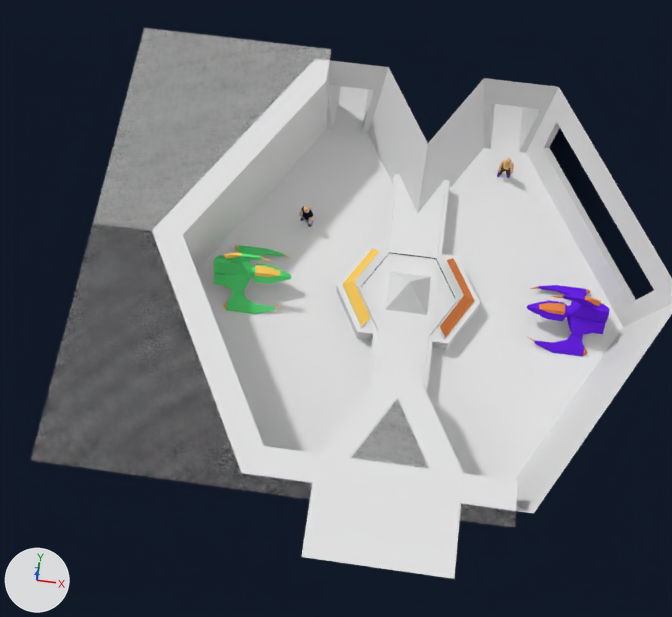
Before and after pictures for a commit that changed the Blender file Blends/Lobby.blend.
Rendered twice from a 50 mm camera at (-0.57, -9.66, 23.01) aimed at (-1.78, -0.94, 1.07). The axes (+X, +Y, +Z) are drawn at lower left. The lights are the same throughout.

Objects in the first picture: 'CC_Center', 'CC_CentralBox', 'CC_Edge1', 'CC_Edge2', 'CC_PlayTrigger', 'CC_Side1', 'CC_Side2', 'Chamber', 'KlåMk10_PROP1', 'KlåMk10_PROP2'.
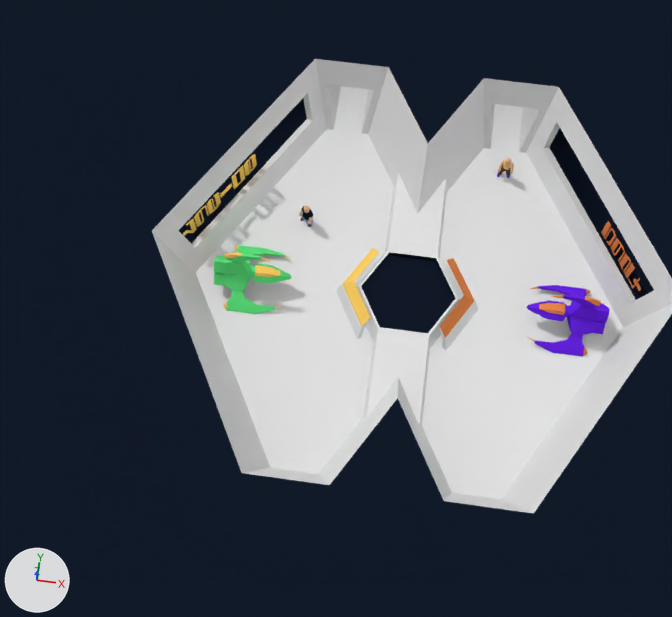
Where the change shows, as pixel boxes [x1, y1, x2, y2] in the pictures (672 x 617 px):
'CC_Side2', hidden: before [94, 28, 331, 271]
'CC_Edge2', hidden: before [302, 344, 464, 579]
'CC_Side1', hidden: before [31, 225, 264, 491]
'CC_CentralBox', hidden: before [366, 174, 450, 392]
'CC_Edge1', hidden: before [257, 446, 518, 527]
'CC_Center', hidden: before [336, 245, 480, 349]
'CC_PlayTrigger', deleted: before [385, 272, 431, 315]
'2', shown: after [619, 254, 635, 279]
'8', shown: after [244, 154, 257, 176]
'3', shown: after [207, 192, 221, 214]
'5', shown: after [601, 221, 616, 246]
'0', shown: after [231, 165, 245, 190]
'9', shown: after [610, 238, 625, 262]
'6', shown: after [194, 205, 209, 227]
'7', shown: after [182, 219, 197, 236]
'4', shown: after [628, 278, 641, 291]
'1', shown: after [220, 183, 232, 198]

The change, as a diff of the scene's bpy script:
```diff
--- a/Blends/Lobby.blend.py
+++ b/Blends/Lobby.blend.py
@@ ob_cc_playtrigger @@
-ob_cc_playtrigger = bpy.data.objects.new('CC_PlayTrigger', me_cc_playtrigger)
-ob_cc_playtrigger.location = (0.0, 0.0, 0.0)
-ob_cc_playtrigger.rotation_euler = (0.0, 0.0, 0.785)  # degrees (0, 0, 45)
@@ ob_cc_center @@
 _m = ob_cc_center.modifiers.new('EdgeSplit', 'EDGE_SPLIT')
 _m.use_edge_angle = False
+ob_cc_center.hide_set(True)  # its collection is switched off
@@ ob_cc_centralbox @@
 _m = ob_cc_centralbox.modifiers.new('EdgeSplit', 'EDGE_SPLIT')
 _m.use_edge_angle = False
+ob_cc_centralbox.hide_set(True)  # its collection is switched off
@@ ob_cc_edge1 @@
 _m = ob_cc_edge1.modifiers.new('EdgeSplit', 'EDGE_SPLIT')
 _m.use_edge_angle = False
+ob_cc_edge1.hide_set(True)  # its collection is switched off
@@ ob_cc_edge2 @@
 _m = ob_cc_edge2.modifiers.new('EdgeSplit', 'EDGE_SPLIT')
 _m.use_edge_angle = False
+ob_cc_edge2.hide_set(True)  # its collection is switched off
@@ ob_cc_side1 @@
 _m = ob_cc_side1.modifiers.new('EdgeSplit', 'EDGE_SPLIT')
 _m.use_edge_angle = False
+ob_cc_side1.hide_set(True)  # its collection is switched off
@@ ob_cc_side2 @@
 _m = ob_cc_side2.modifiers.new('EdgeSplit', 'EDGE_SPLIT')
 _m.use_edge_angle = False
+ob_cc_side2.hide_set(True)  # its collection is switched off
@@ ob_5 @@
 _m = ob_5.modifiers.new('Solidify', 'SOLIDIFY')
 _m.nonmanifold_merge_threshold = 0.0003
-ob_5.hide_set(True)  # its collection is switched off
@@ ob_7 @@
 _m = ob_7.modifiers.new('Solidify', 'SOLIDIFY')
 _m.nonmanifold_merge_threshold = 0.0003
-ob_7.hide_set(True)  # its collection is switched off
@@ ob_6 @@
 _m = ob_6.modifiers.new('Solidify', 'SOLIDIFY')
 _m.nonmanifold_merge_threshold = 0.0003
-ob_6.hide_set(True)  # its collection is switched off
@@ ob_9 @@
 _m = ob_9.modifiers.new('Solidify', 'SOLIDIFY')
 _m.nonmanifold_merge_threshold = 0.0003
-ob_9.hide_set(True)  # its collection is switched off
@@ ob_4 @@
 _m = ob_4.modifiers.new('Solidify', 'SOLIDIFY')
 _m.nonmanifold_merge_threshold = 0.0003
-ob_4.hide_set(True)  # its collection is switched off
@@ ob_8 @@
 _m = ob_8.modifiers.new('Solidify', 'SOLIDIFY')
 _m.nonmanifold_merge_threshold = 0.0003
-ob_8.hide_set(True)  # its collection is switched off
@@ ob_3 @@
 _m = ob_3.modifiers.new('Solidify', 'SOLIDIFY')
 _m.nonmanifold_merge_threshold = 0.0003
-ob_3.hide_set(True)  # its collection is switched off
@@ ob_2 @@
 _m = ob_2.modifiers.new('Solidify', 'SOLIDIFY')
 _m.nonmanifold_merge_threshold = 0.0003
-ob_2.hide_set(True)  # its collection is switched off
@@ ob_1 @@
 _m = ob_1.modifiers.new('Solidify', 'SOLIDIFY')
 _m.nonmanifold_merge_threshold = 0.0003
-ob_1.hide_set(True)  # its collection is switched off
@@ ob_0 @@
 _m = ob_0.modifiers.new('Solidify', 'SOLIDIFY')
 _m.nonmanifold_merge_threshold = 0.0003
-ob_0.hide_set(True)  # its collection is switched off
```
